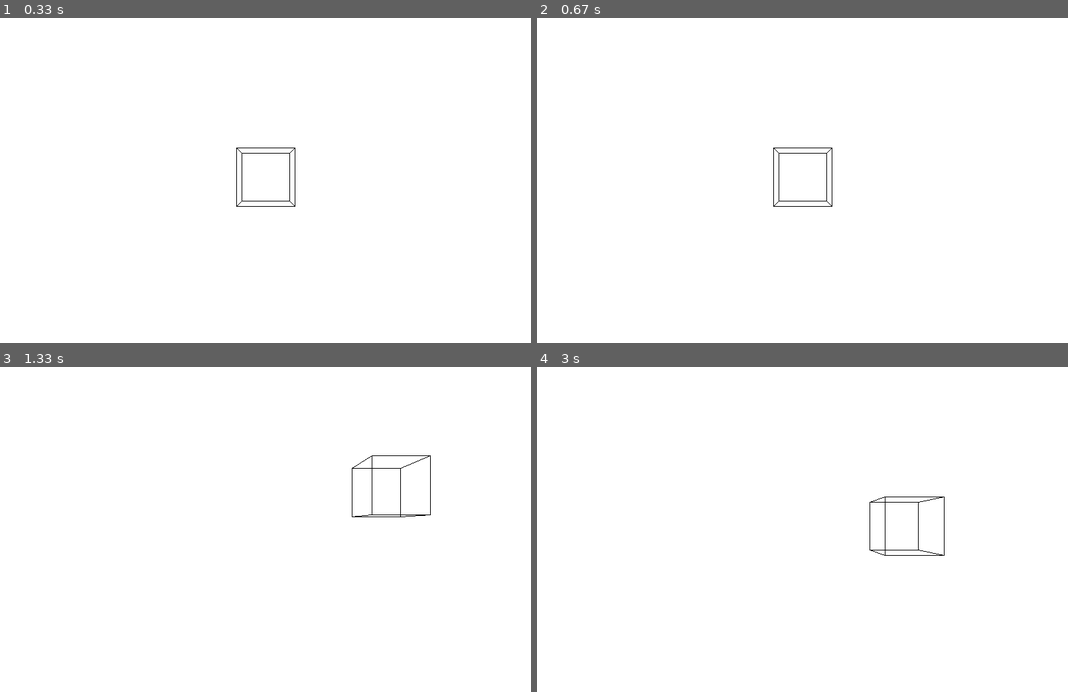
Above: before the commit, frames 1-4 (two rows, left to right).
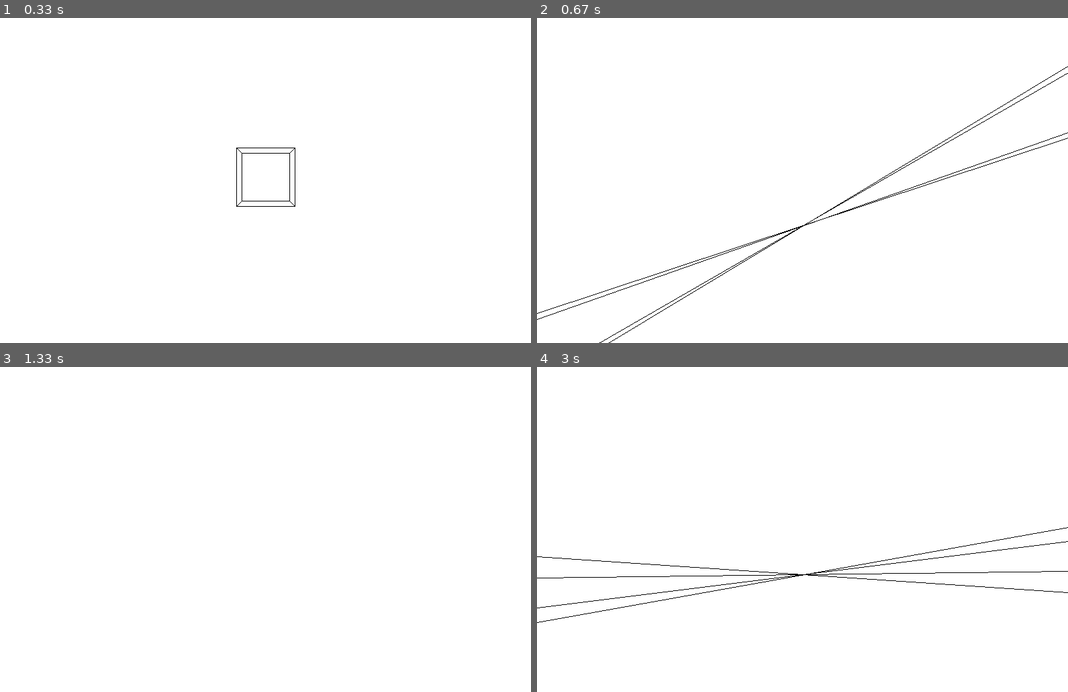
Above: after the commit, the same moments.

Repository: Jlu22/15-112-Term-Project
Game: pygame game, started from __init__.py
The game is run twice, just before and just after one commit, with the same random seed, the same clock (stepped at 60 frames per second) and the same inputs.
Inputs (mouse positions are in pixels of both pictures, inside the frame that each line leads up to):
- Up to frame 1 (0.33 s): no input
- Up to frame 2 (0.67 s): press the mouse at (972, 167) at 0.37 s; move the mouse to (887, 183) at 0.47 s; release the mouse at (802, 200) at 0.6 s
- Up to frame 3 (1.33 s): hold Right 0.67-1.13 s; click (138, 529) at 0.75 s; hold Up from 1.17 s (still down); click (318, 601) at 1.25 s
- Up to frame 4 (3 s): release Up at 1.47 s; hold Down 2.57-2.87 s; click (998, 643) at 2.65 s; hold Left from 2.9 s (still down); click (664, 402) at 2.98 s

Frame 1 is identical in both runs. In frame 2, 0.9% of the frame differs, in the area x 0-100%, y 14-100%; in frame 3, 0.2%; in frame 4, 1.0%, in the area x 0-100%, y 39-79%.

Commit message:
attempted rotation

Diff:
--- a/Camera.py
+++ b/Camera.py
@@ -1,17 +1,21 @@
 import pygame
+import math
 
 class Camera(object):
     def __init__(self, pos = (0, 0, 0), rot = (0, 0)):
         self.pos = list(pos)
         self.rot = list(rot)
 
-    def events(self, event):
-        #if event.type == pygame.MOUSEMOTION:
-        x,y = event.rel
+    def rotate(self, x, y):
         x /= 200
         y /= 200
         self.rot[0] += y
         self.rot[1] += x
+
+    @staticmethod
+    def rotation(pos, rad):
+        x, y = pos
+        return x*math.cos(rad)-y*math.sin(rad), y*math.cos(rad)+x*math.sin(rad)
 
     def update(self, dt, key):
         timePressed = dt/100
--- a/__init__.py
+++ b/__init__.py
@@ -3,18 +3,27 @@
 from pygamegame import PygameGame
 from Camera import Camera
 
+# Model rotation and view algorithms inspired by:
+# https://www.youtube.com/watch?v=g4E9iq0BixA
+
 class Model (PygameGame):
     def init(self):
         self.bgColor = (255, 255, 255)
-        self.verts = [(-1, -1, -1), (1, -1, -1), (1, 1, -1), (-1, 1, -1), (-1, -1, 1), (1, -1, 1),(1, 1, 1), (-1, 1, 1)] # basic points of a cube... just for testing
-        self.edges = [(0, 1), (1, 2), (2, 3), (3, 0), (4, 5), (5, 6), (6, 7), (7, 4), (0, 4), (1, 5), (2, 6), (3, 7)]
+        self.verts = [(-1, -1, -1), (1, -1, -1), (1, 1, -1), (-1, 1, -1),
+                      (-1, -1, 1), (1, -1, 1),(1, 1, 1), (-1, 1, 1)]
+                      # basic points of a cube... just for testing
+        self.edges = [(0, 1), (1, 2), (2, 3), (3, 0), (4, 5), (5, 6),
+                      (6, 7), (7, 4), (0, 4), (1, 5), (2, 6), (3, 7)]
         self.camera = Camera((0, 0, -10))
         self.radians = 0
         self.cx = self.width//2 # center of screen
         self.cy = self.height//2
 
-    def keyPressed(self, code, modifier):
-        pass
+    def mouseDrag(self, x, y):
+        print("orig",x, y)
+        dx, dy = pygame.mouse.get_rel()
+        print("rot", dx, dy)
+        self.camera.rotate(dx, dy)
 
     def timerFired(self, dt):
         self.camera.update(dt, self.isKeyPressed)
@@ -27,8 +36,8 @@
                 y -= self.camera.pos[1]
                 z -= self.camera.pos[2]
 
-                # x, z = rotate((x, z), radian)
-                # y, z = rotate((y, z), radian)
+                x, z = Camera.rotation((x, z), self.camera.rot[1])
+                y, z = Camera.rotation((y, z), self.camera.rot[0])
 
                 scale = max(self.width, self.height)//2
                 # this scale attempts to maintain good proportions of the part
